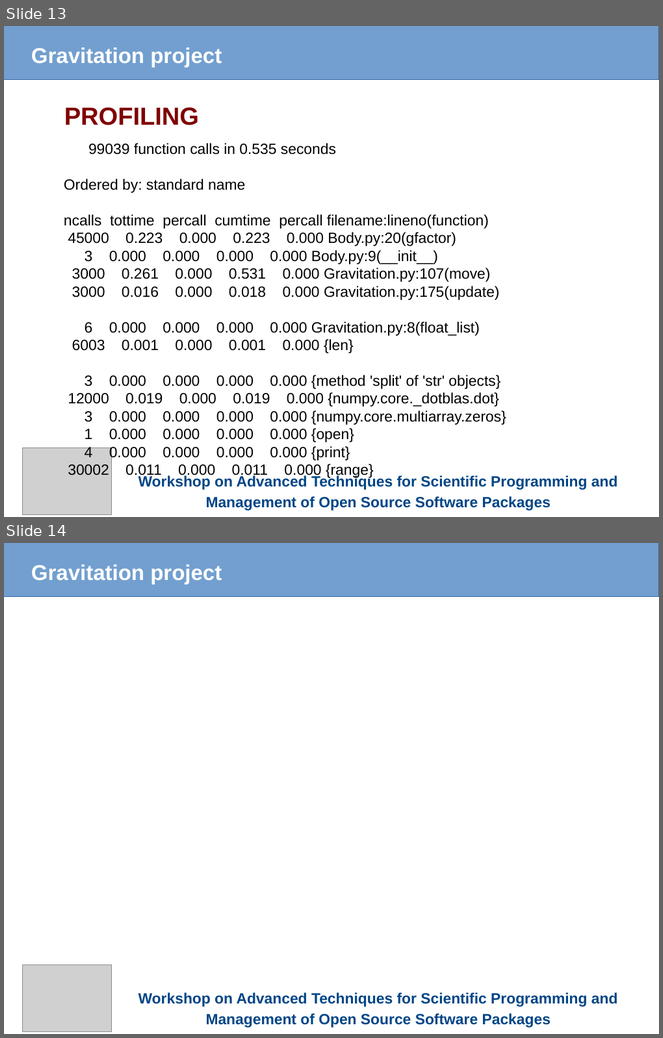
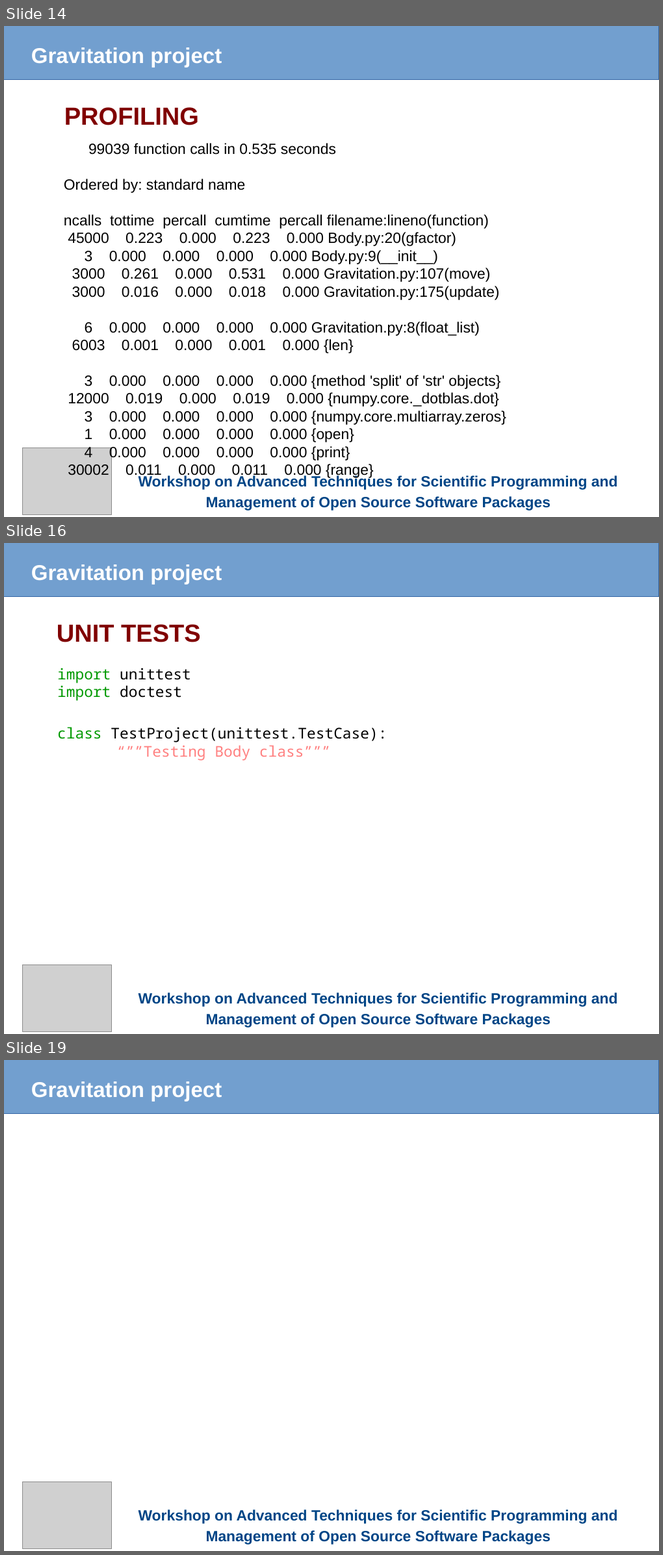
Before and after one commit to fnbellomo/GProject, a slide deck: Slides/Gravitation.odp. Shown one above the other, each under a label of ours: slides 13 and 14 before the commit, slides 14, 16 and 19 after it; the slides between them are not shown. The pictures are 663x1038 and 663x1555 pixels, drawn with LibreOffice and Linux fonts; fonts in the diff are those of the drawing; grey boxes stand for pictures. Boxes give left, top, right and bottom in pixels: in the first picture for what was removed or moved away, otherwise in the second. Text is boxed around its words. In the diff, an @@ line names an element or a change of style, - is before the commit and + after.

```diff
--- a/Slides/Gravitation.odp
+++ b/Slides/Gravitation.odp
@@ slide 16 added at (4, 543, 659, 1034), background #FFFFFF @@
@@ rectangle added at (4, 543, 659, 596), fill #729FCF, outline #3465A4 0 pt @@
@@ text added at (31, 564, 222, 585), 26 pt, text #FFFFFF, bold @@
+Gravitation project
@@ text added at (57, 624, 201, 642), 30 pt, text #800000, bold @@
+UNIT TESTS
@@ text added at (57, 668, 191, 701), 18 pt, text #000000 @@
+import unittest
+import doctest
@@ text added at (57, 727, 387, 761), 18 pt, text #000000 @@
+class TestProject(unittest.TestCase):
+“””Testing Body class”””
@@ picture added at (22, 965, 111, 1032) @@
@@ text added at (139, 993, 618, 1028), 18 pt, text #004586, bold @@
+Workshop on Advanced Techniques for Scientific Programming and Management of Open Source Software Packages
@@ what was slide 13 is now slide 14 @@
@@ what was slide 14 is now slide 19 @@
```
Also in this commit, not shown: 2 slides changed, 5 other slides added, 1 slide removed, 1 other file.
